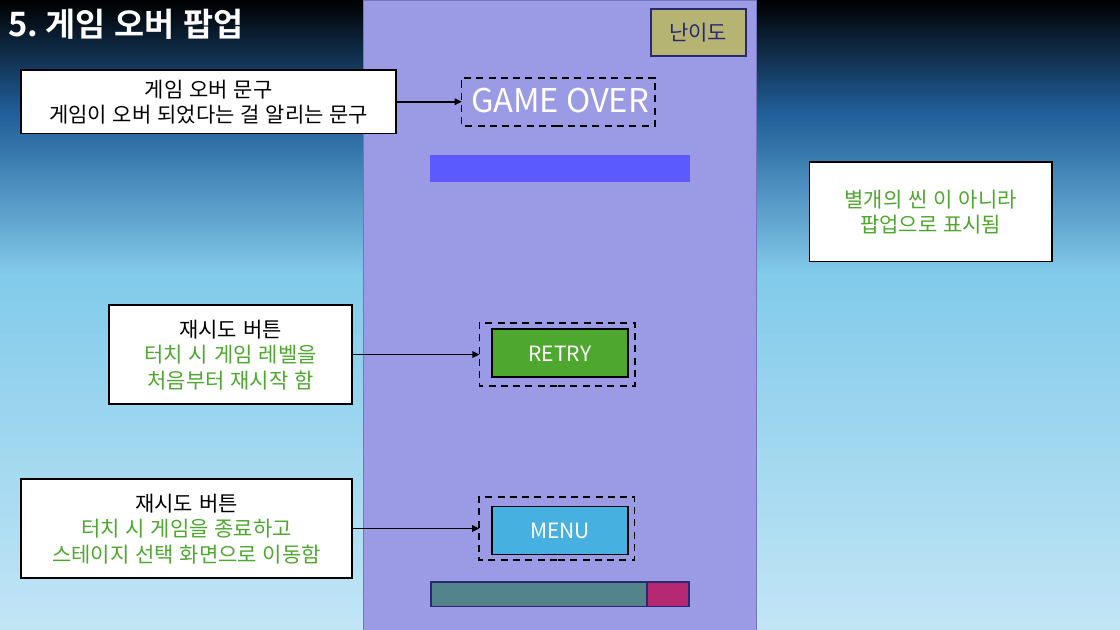
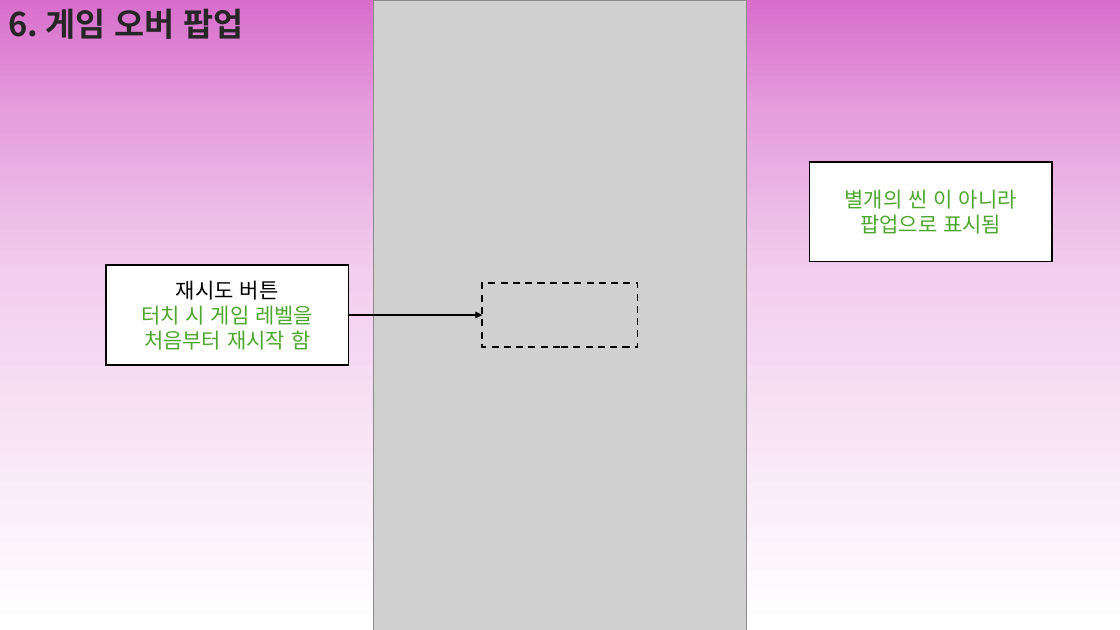
Before and after one commit to Joyoounjin/6team_miniproject, a slide deck: slide 7 of 66 게임 팀.pptx (slide 6 before the commit). Drawn at 1120x630 pixels with LibreOffice and Linux fonts; fonts in the diff are those of the drawing; grey boxes stand for pictures. Boxes give left, top, right and bottom in pixels: in the first picture for what was removed or moved away, otherwise in the second. Text is boxed around its words. In the diff, an @@ line names an element or a change of style, - is before the commit and + after.

```diff
--- a/66 게임 팀.pptx
+++ b/66 게임 팀.pptx
@@ background gradient #000000 to #215F9A to #83CBEB to #C1E5F5 to gradient #D86ECC to #E59EDD to #F2CFEE to #FFFFFF @@
@@ text at (8, 8, 244, 39): text changed; text colour #FFFFFF to #262626 @@
-5. 게임 오버 팝업
+6. 게임 오버 팝업
@@ rectangle removed at (363, 0, 757, 630) @@
@@ picture: place and size @@
-picture at (363, 0, 757, 630)
+picture at (374, 0, 747, 630)
@@ rectangle removed at (21, 70, 396, 134) @@
-게임 오버 문구
-게임이 오버 되었다는 걸 알리는 문구
@@ rectangle removed at (461, 78, 655, 126) @@
@@ text removed at (471, 78, 649, 112) @@
-GAME OVER
@@ arrow removed from (397, 102) to (461, 102) @@
@@ group removed at (431, 8, 746, 607): 4 rectangles @@
-난이도
@@ rectangle "재시도 버튼": place and size @@
-rectangle "재시도 버튼" at (109, 305, 352, 405)
+rectangle "재시도 버튼" at (106, 266, 349, 365)
@@ rectangle: place and size @@
-rectangle at (480, 323, 635, 386)
+rectangle at (482, 283, 638, 347)
@@ arrow moved from (352, 355) - (480, 355) to (349, 315) - (482, 315) @@
@@ rectangle removed at (492, 329, 628, 376) @@
-RETRY
@@ rectangle removed at (21, 479, 351, 579) @@
-재시도 버튼
-터치 시 게임을 종료하고
-스테이지 선택 화면으로 이동함
@@ rectangle removed at (479, 497, 634, 560) @@
@@ rectangle removed at (492, 507, 628, 555) @@
-MENU
@@ arrow removed from (352, 528) to (479, 528) @@
```
Also in this commit, not shown: 7 other slides changed, 2 slides added, 1 slide removed.
